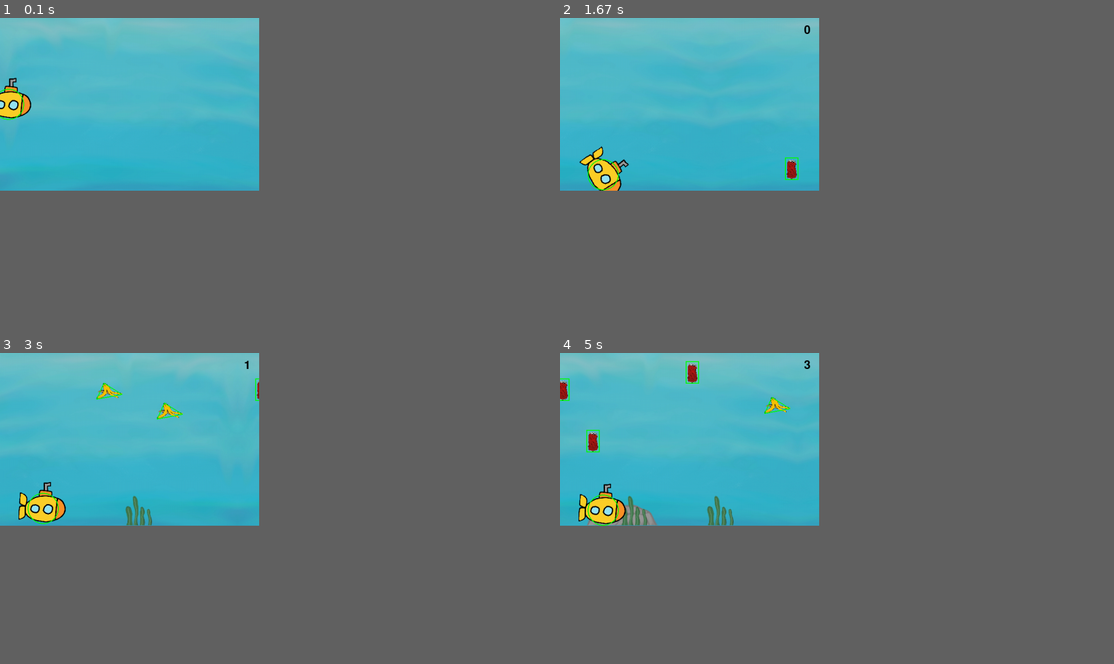
Above: before the commit, frames 1-4 (two rows, left to right).
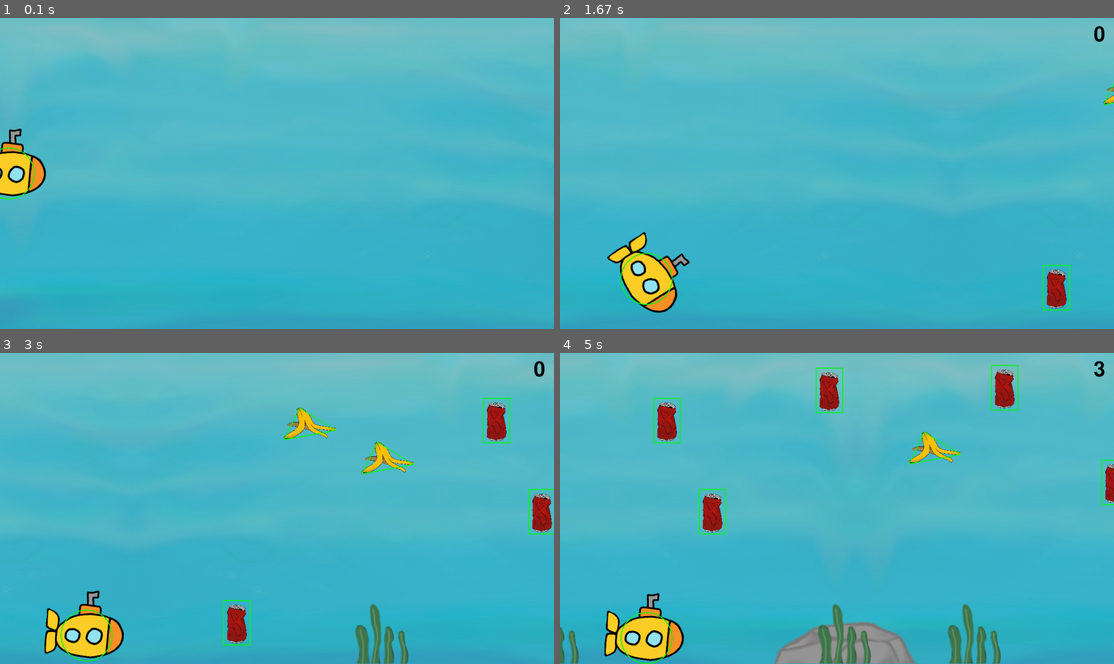
Above: after the commit, the same moments.

Repository: egwkim/Misc
Game: pygame game, started from 2022/09/environmental_game/game.py
Two runs of this game, one before a commit and one after it. Both use one fixed random seed, a clock stepped at 60 frames per second and the inputs below.
Inputs:
- Up to frame 1 (0.1 s): no input
- Up to frame 2 (1.67 s): tap Space at 0.83, 1.23, 1.53 s
- Up to frame 3 (3 s): tap Space at 2.07, 2.37, 2.57, 2.87 s
- Up to frame 4 (5 s): tap Space at 3.47, 3.77, 3.9 s
The window is 421x281 before the commit and 900x506 after it. Grey fills any space a smaller window leaves; there, only what the larger window draws over its background counts as a difference.

The runs differ from the first frame. In frame 1, 22% of the frame differs, in the area x 0-100%, y 0-59%; in frame 2, 26%; in frame 3, 31%, in the area x 0-100%, y 0-100%; in frame 4, 29%.

Commit message:
Change resolution

Diff:
--- a/2022/09/environmental_game/game.py
+++ b/2022/09/environmental_game/game.py
@@ -7,8 +7,8 @@
 
 debug = True
 
-width = 600
-height = 400
+width = 1280
+height = 720
 fps = 30
 
 
@@ -26,7 +26,7 @@
 player_center = scale_vector(player_size, .5)
 player_radious = 120
 
-scale = 0.3
+scale = 0.5
 player_size = scale_vector(player_size, scale)
 player_center = scale_vector(player_center, scale)
 player_radious *= scale
@@ -34,22 +34,22 @@
 
 rock_cooldown = (30, 90)
 # Original size: 705x224
-rock_size = scale_vector((705, 224), 1/3)
+rock_size = scale_vector((705, 224), 2/3)
 
 
 kelp_cooldown = (20, 50)
 # Original size: 312x283
-kelp_size = scale_vector((312, 283), 1/4)
-
-
-obstacle_cooldown = (5, 25)
+kelp_size = scale_vector((312, 283), 1/2)
+
+
+obstacle_cooldown = (5, 20)
 
 # banana_cooldown = (100, 100)
 # Original size and polygon hitbox
 banana_size = (1280, 1280)
 banana_hitbox = ((410, -1040), (60, -300), (1250, -520))
 # Scale down
-scale = 0.05
+scale = 0.1
 banana_size = scale_vector(banana_size, scale)
 banana_hitbox = tuple(scale_vector(i, scale) for i in banana_hitbox)
 # Match center
@@ -61,7 +61,7 @@
 # Original size and hitbox
 can_size = (636, 1050)
 # Scale down
-scale = 0.05
+scale = 0.1
 can_size = scale_vector(can_size, scale)
 
 
@@ -87,8 +87,8 @@
     window = pygame.display.set_mode((width, height))
     clock = pygame.time.Clock()
 
-    text_font = pygame.font.Font(None, 50)
-    score_font = pygame.font.Font(None, 40)
+    text_font = pygame.font.Font(None, 100)
+    score_font = pygame.font.Font(None, 70)
 
     pygame.display.set_caption('Save the sea!')
 
@@ -184,7 +184,9 @@
 
 
 def load_screen():
-    for i in range(0, 101, 10):
+    # TODO show intro
+
+    for i in range(-10, 201, 15):
         for event in pygame.event.get():
             if event.type == QUIT:
                 quit()
@@ -218,7 +220,7 @@
         elif i == 50:
             i = 0
 
-        render_player((100, height / 2))
+        render_player((200, height / 2))
         pygame.display.update()
         clock.tick(fps)
 
@@ -235,9 +237,9 @@
     max_y = height - player_radious
     min_y = player_radious
 
-    x = 100
+    x = 200
     y = height / 2
-    vx = 10
+    vx = 15
     vy = 0
 
     moveUp = True
@@ -295,9 +297,9 @@
 
         # Move character
         if moveUp:
-            vy += 1
+            vy += 1.5
         else:
-            vy -= 1
+            vy -= 1.5
 
         angle = math.degrees(math.atan(vy/vx))
         y -= vy
@@ -388,6 +390,8 @@
 
 
 def game_over(score: int = 0):
+    # TODO show outro
+
     text = text_font.render(f'Game over... Score: {score}', 1, black)
     rect = text.get_rect()
     rect.center = (width/2, height/2)
